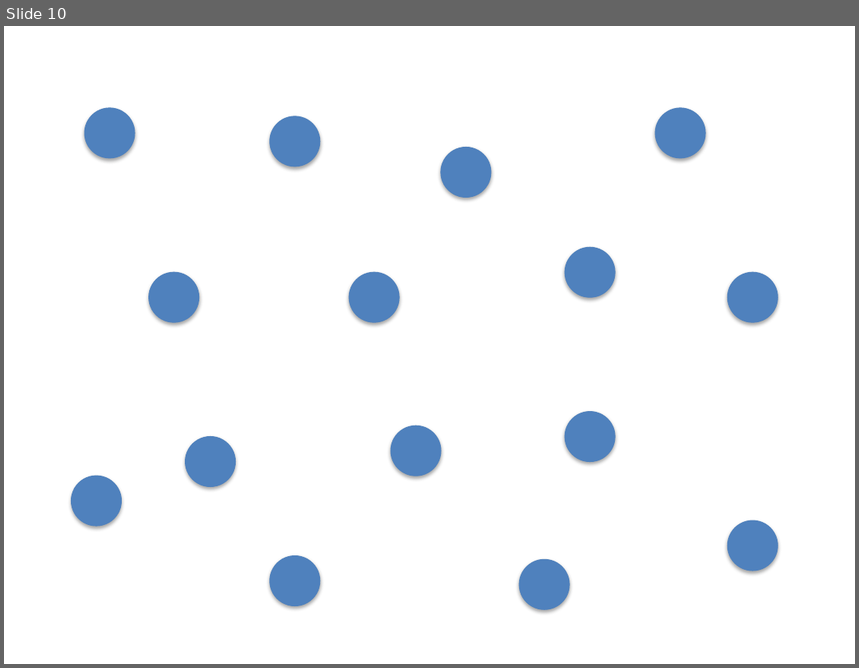
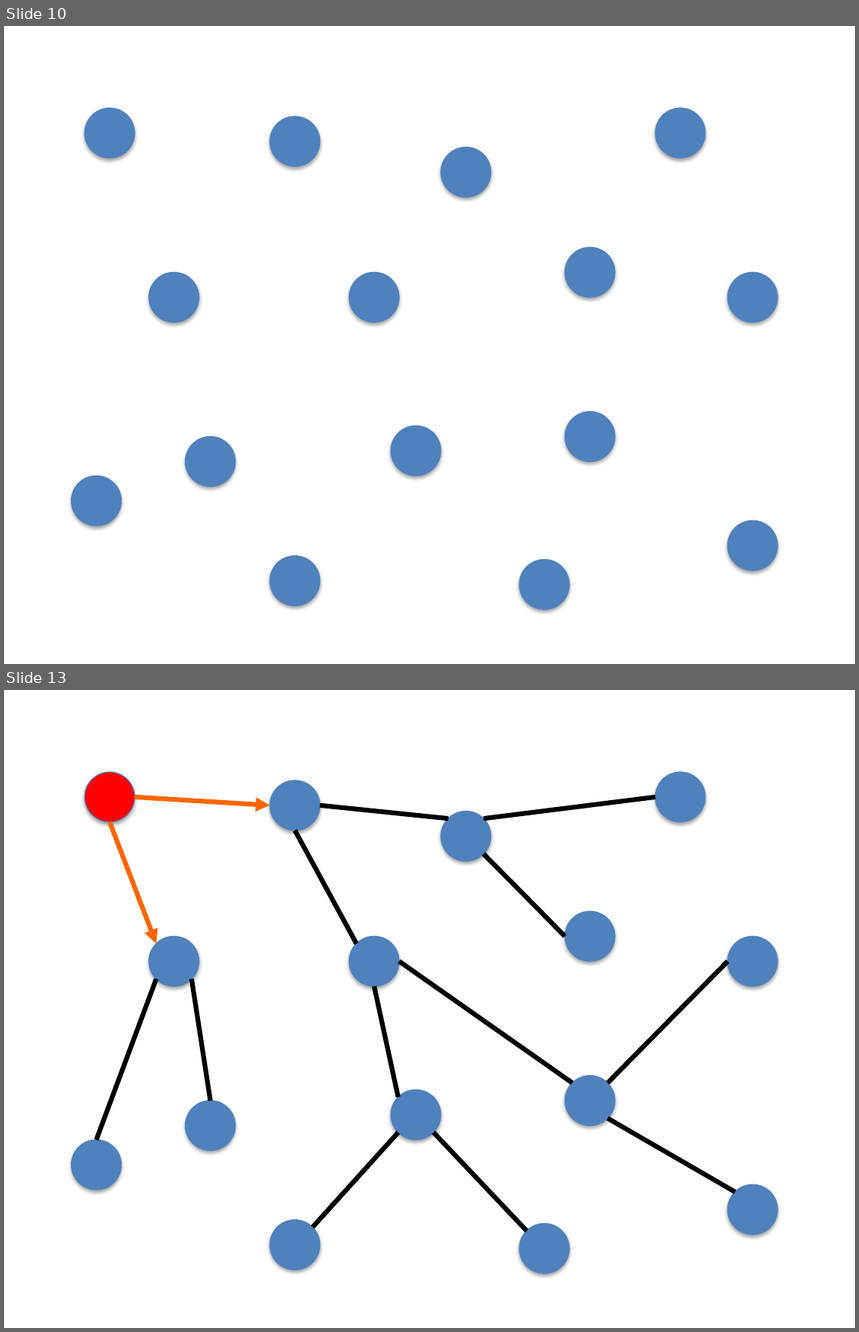
Before and after one commit to jrwest/ricon2014, a slide deck: Resources/Diagrams.pptx. Shown one above the other, each under a label of ours: slide 10 before the commit, slides 10 and 13 after it; the slides between them are not shown. The pictures are 859x668 and 859x1332 pixels, drawn with LibreOffice and Linux fonts; fonts in the diff are those of the drawing. Boxes give left, top, right and bottom in pixels: in the first picture for what was removed or moved away, otherwise in the second. Text is boxed around its words. In the diff, an @@ line names an element or a change of style, - is before the commit and + after.

```diff
--- a/Resources/Diagrams.pptx
+++ b/Resources/Diagrams.pptx
@@ slide 13 added at box(4, 690, 855, 1328), background #FFFFFF @@
@@ ellipse added at box(85, 772, 135, 822), fill #FF0000, outline #4F81BD 0.75 pt @@
@@ ellipse added at box(269, 780, 320, 831), fill #4F81BD, outline #4F81BD 0.75 pt @@
@@ ellipse added at box(655, 772, 705, 822), fill #4F81BD, outline #4F81BD 0.75 pt @@
@@ arrow added from (135, 797) to (269, 806), #FF6600 4 pt @@
@@ line added from (484, 818) to (655, 797), #000000 4 pt @@
@@ arrow added from (110, 822) to (156, 944), #FF6600 4 pt @@
@@ line added from (320, 806) to (449, 818), #000000 4 pt @@
@@ ellipse added at box(441, 811, 491, 861), fill #4F81BD, outline #4F81BD 0.75 pt @@
@@ line added from (295, 831) to (357, 944), #000000 4 pt @@
@@ line added from (484, 854) to (565, 937), #000000 4 pt @@
@@ ellipse added at box(565, 911, 615, 961), fill #4F81BD, outline #4F81BD 0.75 pt @@
@@ ellipse added at box(148, 937, 199, 987), fill #4F81BD, outline #4F81BD 0.75 pt @@
@@ ellipse added at box(350, 937, 400, 987), fill #4F81BD, outline #4F81BD 0.75 pt @@
@@ ellipse added at box(728, 937, 778, 987), fill #4F81BD, outline #4F81BD 0.75 pt @@
@@ line added from (399, 961) to (572, 1083), #000000 4 pt @@
@@ line added from (607, 1083) to (728, 961), #000000 4 pt @@
@@ line added from (156, 980) to (96, 1140), #000000 4 pt @@
@@ line added from (191, 980) to (210, 1101), #000000 4 pt @@
@@ line added from (374, 986) to (398, 1097), #000000 4 pt @@
@@ ellipse added at box(565, 1075, 615, 1125), fill #4F81BD, outline #4F81BD 0.75 pt @@
@@ ellipse added at box(392, 1090, 442, 1140), fill #4F81BD, outline #4F81BD 0.75 pt @@
@@ ellipse added at box(186, 1101, 236, 1151), fill #4F81BD, outline #4F81BD 0.75 pt @@
@@ line added from (607, 1118) to (735, 1192), #000000 4 pt @@
@@ ellipse added at box(71, 1140, 122, 1191), fill #4F81BD, outline #4F81BD 0.75 pt @@
@@ line added from (398, 1132) to (313, 1227), #000000 4 pt @@
@@ line added from (434, 1132) to (527, 1231), #000000 4 pt @@
@@ ellipse added at box(728, 1185, 778, 1235), fill #4F81BD, outline #4F81BD 0.75 pt @@
@@ ellipse added at box(269, 1220, 320, 1271), fill #4F81BD, outline #4F81BD 0.75 pt @@
@@ ellipse added at box(520, 1224, 570, 1274), fill #4F81BD, outline #4F81BD 0.75 pt @@
```
Also in this commit, not shown: 51 other slides added, 16 other files.
